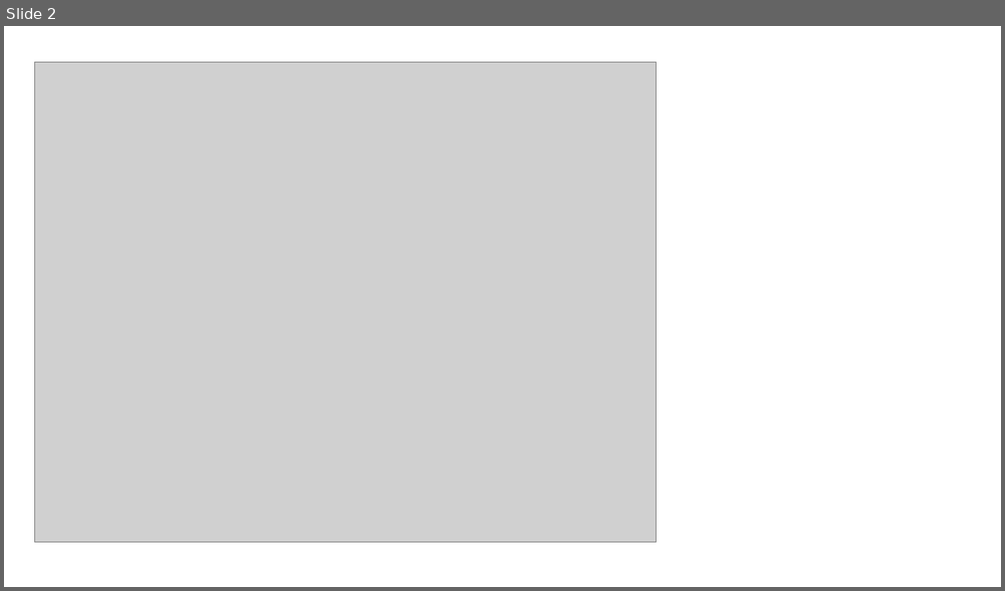
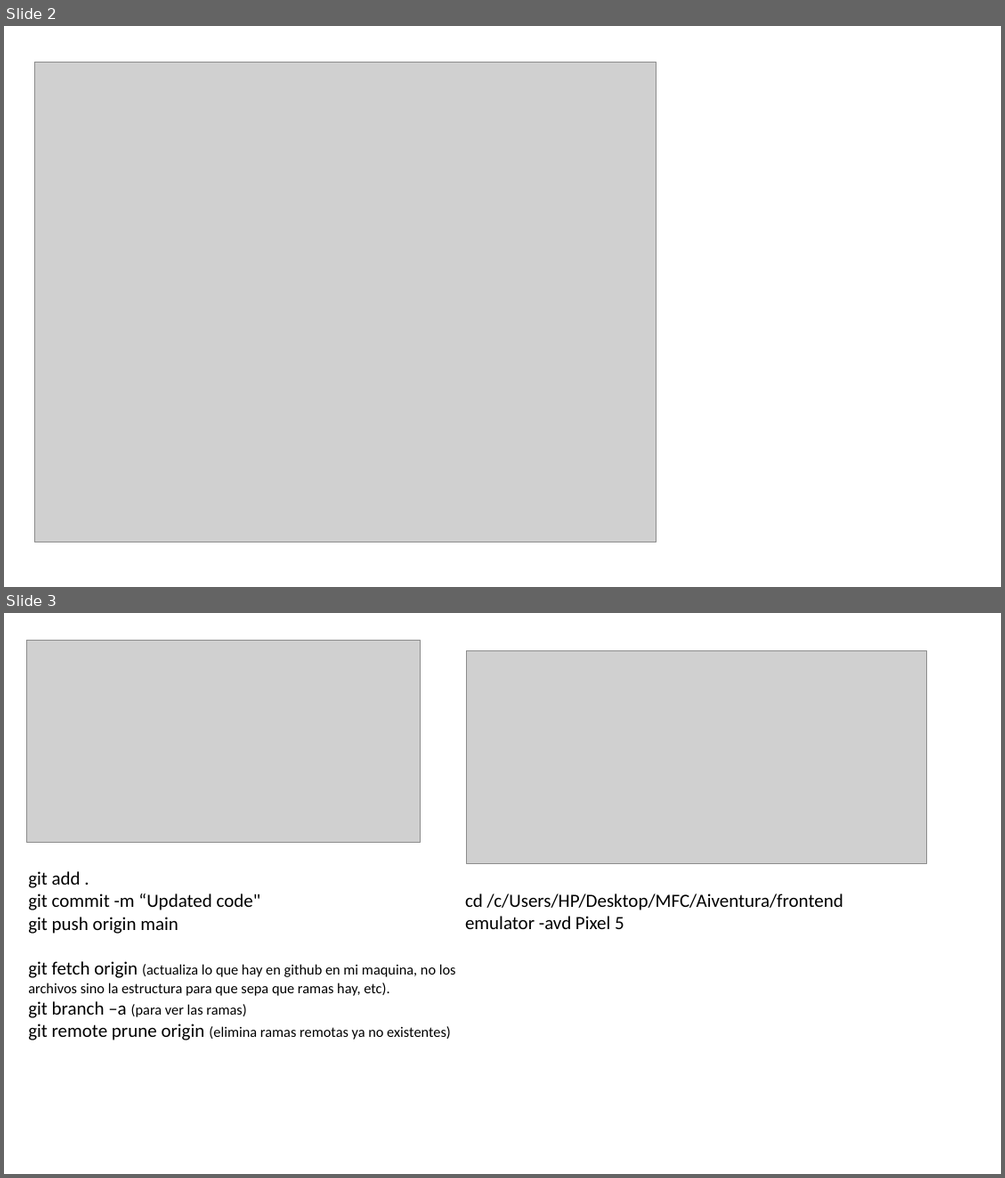
Before and after one commit to marcelferran/Aiventura, a slide deck: Others/Aiventura MFC.pptx. Shown one above the other, each under a label of ours: slide 2 before the commit, slides 2 and 3 after it. The pictures are 1005x591 and 1005x1178 pixels, drawn with LibreOffice and Linux fonts; fonts in the diff are those of the drawing; grey boxes stand for pictures. Boxes give left, top, right and bottom in pixels: in the first picture for what was removed or moved away, otherwise in the second. Text is boxed around its words. In the diff, an @@ line names an element or a change of style, - is before the commit and + after.

```diff
--- a/Others/Aiventura MFC.pptx
+++ b/Others/Aiventura MFC.pptx
@@ slide 3 added at [4,613,1001,1174], background #FFFFFF @@
@@ picture added at [26,640,421,843] @@
@@ picture added at [467,651,928,863] @@
@@ text added at [28,871,456,1040], 14 pt, text #000000 @@
+git add .
+git commit -m “Updated code"
+git push origin main
+git fetch origin (actualiza lo que hay en github en mi maquina, no los archivos sino la estructura para que sepa que ramas hay, etc).
+git branch –a (para ver las ramas)
+git remote prune origin (elimina ramas remotas ya no existentes)
@@ text added at [465,893,843,929], 18 pt, text #000000 @@
+cd /c/Users/HP/Desktop/MFC/Aiventura/frontend
+emulator -avd Pixel 5
```
Also in this commit, not shown: 1 other slide added, 2 slides removed.
